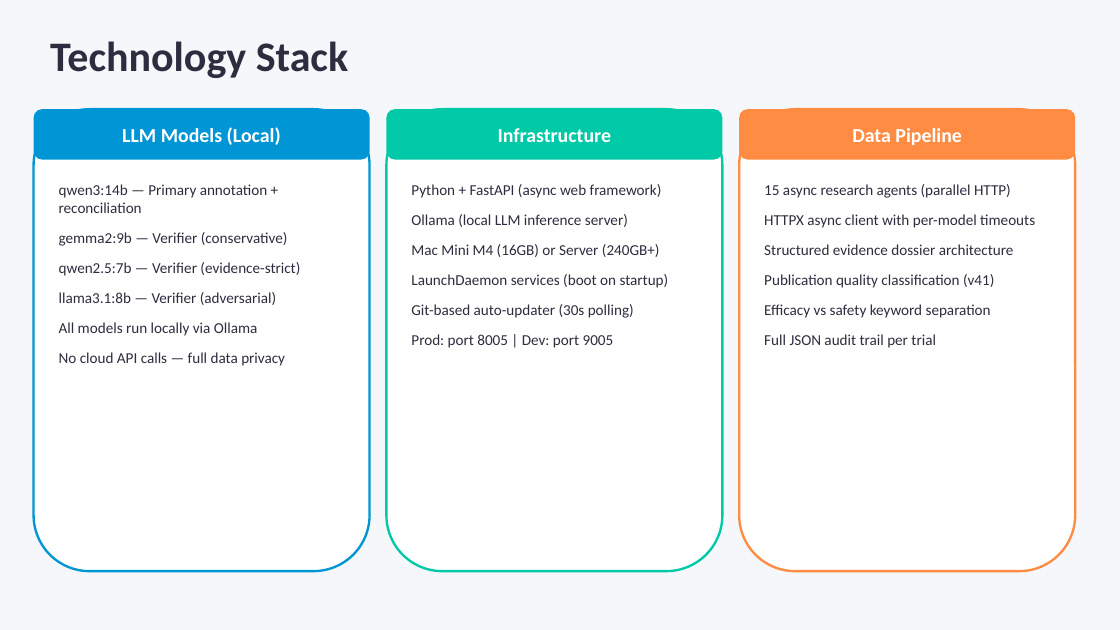
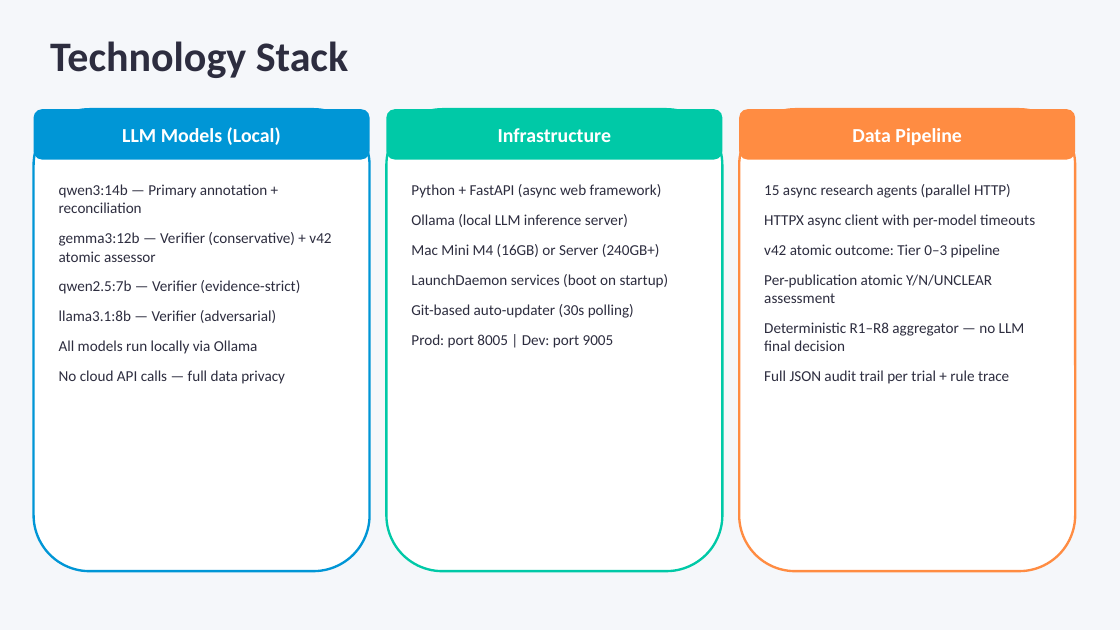
Before and after one commit to emilyyzhangg/AMP_LLMs, a slide deck: slide 10 of amp_llm_v3/standalone modules/agent_annotate/docs/Agent_Annotate_Architecture.pptx. Drawn at 1120x630 pixels with LibreOffice and Linux fonts; fonts in the diff are those of the drawing. Boxes give left, top, right and bottom in pixels: in the first picture for what was removed or moved away, otherwise in the second. Text is boxed around its words. In the diff, an @@ line names an element or a change of style, - is before the commit and + after.

```diff
--- a/amp_llm_v3/standalone modules/agent_annotate/docs/Agent_Annotate_Architecture.pptx
+++ b/amp_llm_v3/standalone modules/agent_annotate/docs/Agent_Annotate_Architecture.pptx
@@ text at box(59, 232, 288, 246): text changed @@
-gemma2:9b — Verifier (conservative)
+gemma3:12b — Verifier (conservative) + v42 atomic assessor
@@ text at box(764, 244, 1025, 384): text changed @@
-Structured evidence dossier architecture
-Publication quality classification (v41)
-Efficacy vs safety keyword separation
-Full JSON audit trail per trial
+v42 atomic outcome: Tier 0–3 pipeline
+Per-publication atomic Y/N/UNCLEAR assessment
+Deterministic R1–R8 aggregator — no LLM final decision
+Full JSON audit trail per trial + rule trace
```
Also in this commit, not shown: 2 other slides changed, 11 other files.
